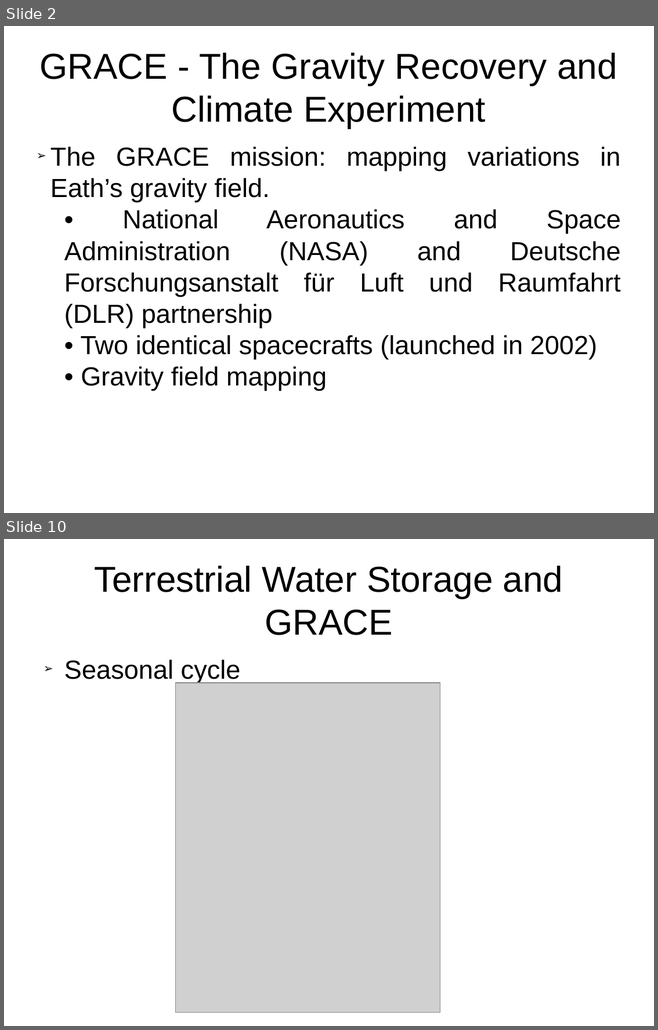
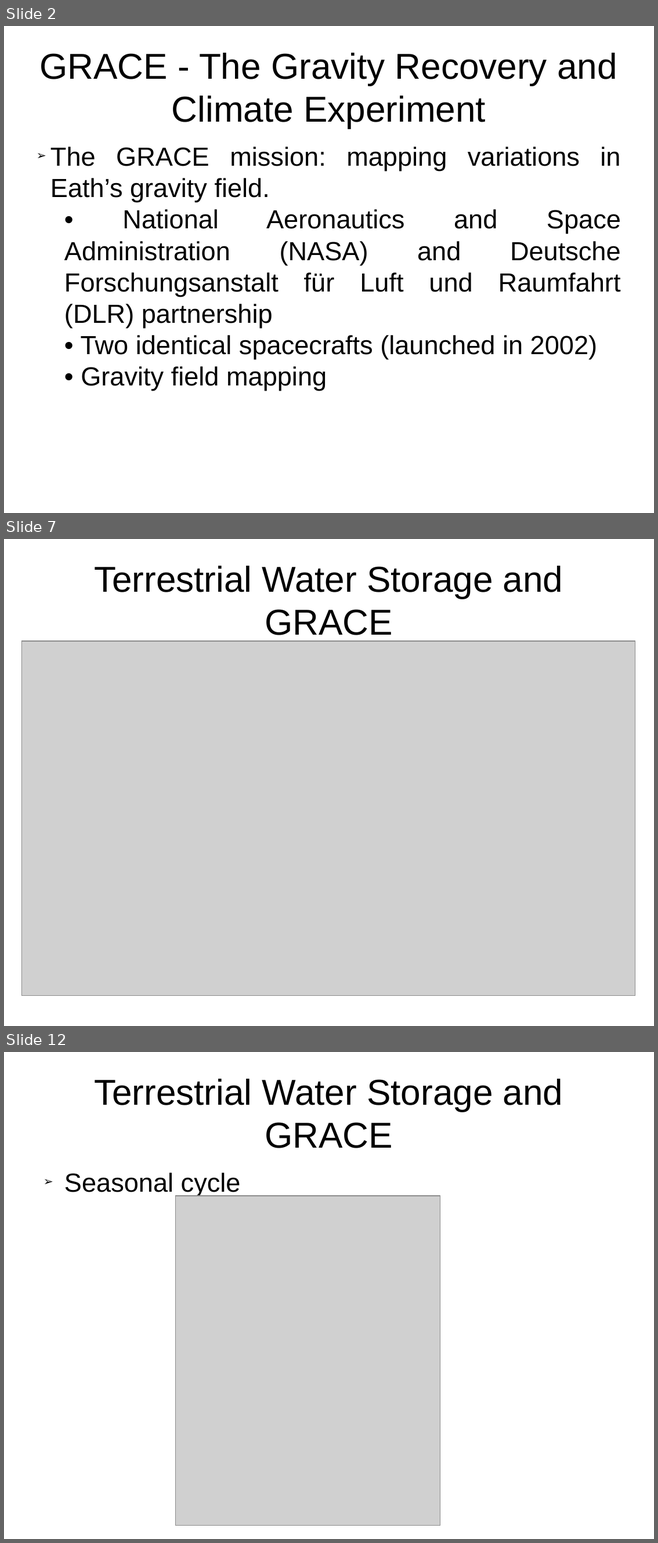
Before and after one commit to fvgatts/apresenta-o, a slide deck: presentation-TWSandGRACE.odp. Shown one above the other, each under a label of ours: slides 2 and 10 before the commit, slides 2, 7 and 12 after it; the slides between them are not shown. The pictures are 658x1030 and 658x1543 pixels, drawn with LibreOffice and Linux fonts; fonts in the diff are those of the drawing; grey boxes stand for pictures. Boxes give left, top, right and bottom in pixels: in the first picture for what was removed or moved away, otherwise in the second. Text is boxed around its words. In the diff, an @@ line names an element or a change of style, - is before the commit and + after.

Commit message:
s2 to s11 - (figures to edit)

```diff
--- a/presentation-TWSandGRACE.odp
+++ b/presentation-TWSandGRACE.odp
@@ slide 7 added at (x1=4, y1=539, x2=654, y2=1026), background #FFFFFF @@
@@ title added at (x1=94, y1=566, x2=563, y2=642), 44 pt, text #000000 @@
+Terrestrial Water Storage and GRACE
@@ picture added at (x1=21, y1=641, x2=635, y2=996) @@
@@ what was slide 10 is now slide 12 @@
```
Also in this commit, not shown: 5 slides changed, 2 other slides added, 1 slide removed.
